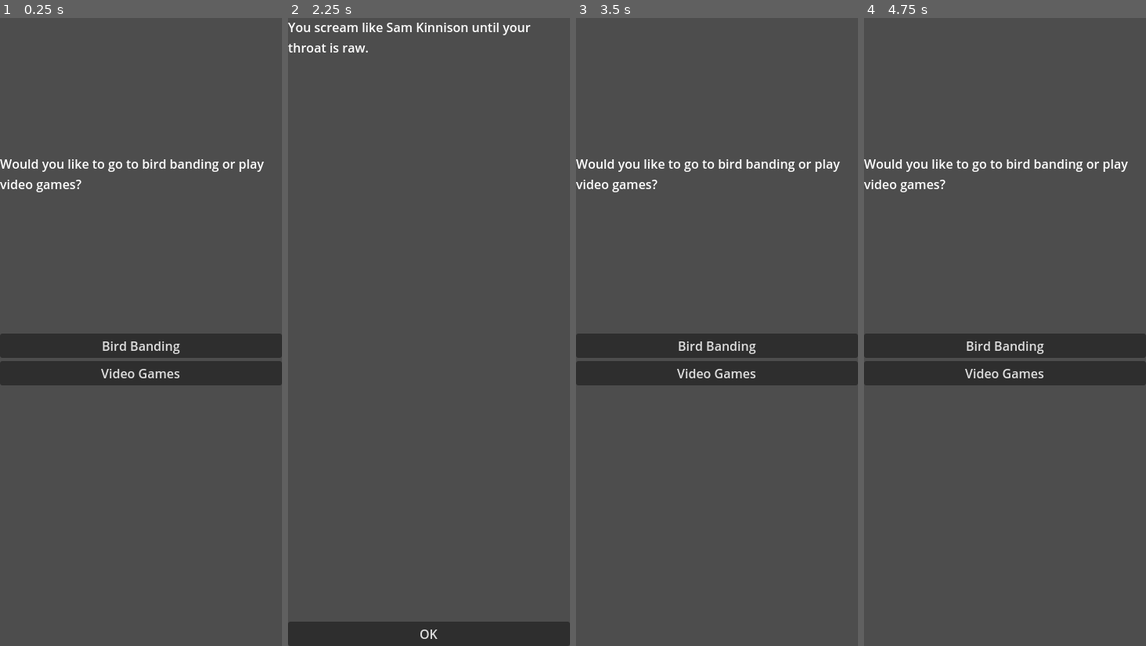
Above: before the commit, frames 1-4 (left to right).
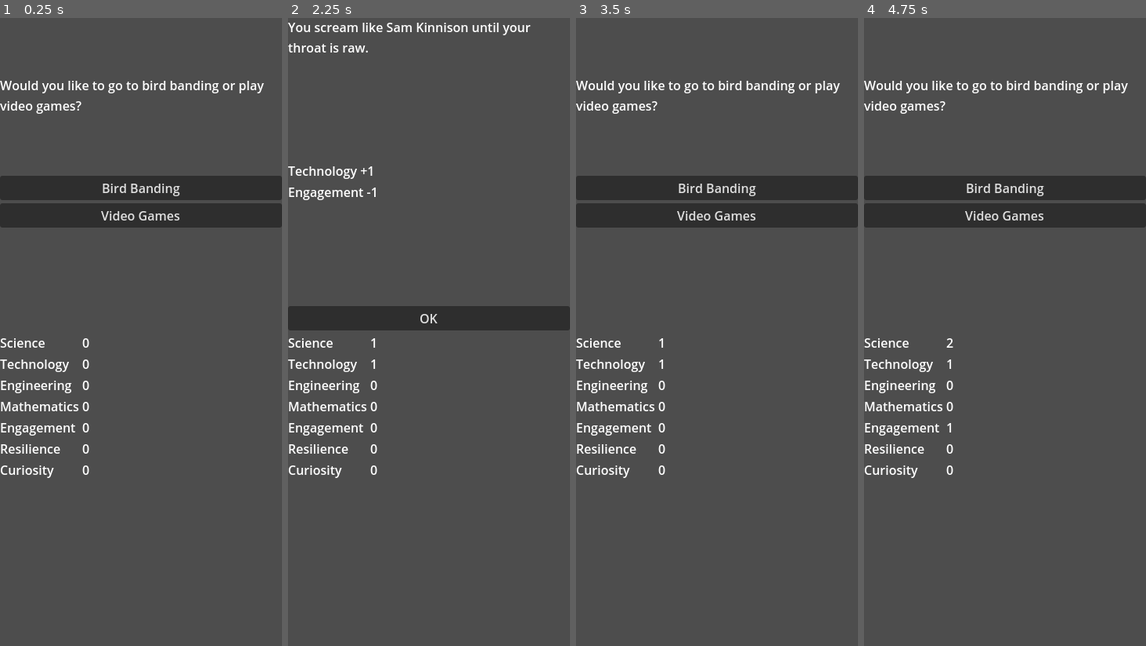
Above: after the commit, the same moments.

Repository: stem-career-paths/game
Game: Godot game, scene res://ui/main_screen.tscn
Two runs of this game, one before a commit and one after it. Both use one fixed random seed, a clock stepped at 60 frames per second and the inputs below.
Inputs:
- Up to frame 1 (0.25 s): no input
- Up to frame 2 (2.25 s): click "Bird Banding" at 0.5 s; click "OK" at 1.25 s; click "Video Games" at 2 s
- Up to frame 3 (3.5 s): click "OK" at 2.75 s
- Up to frame 4 (4.75 s): click "Bird Banding" at 3.5 s; click "OK" at 4.25 s

The runs differ from the first frame. In frame 1, 18% of the frame differs, in the area x 0-100%, y 10-74%; in frame 2, 9.5%; in frame 3, 18%; in frame 4, 18%.

Commit message:
Apply story results to character attributes
This involved adding character attributes and visualizing them and
their changes.

Diff:
--- a/project/story/story_event.gd
+++ b/project/story/story_event.gd
@@ -9,10 +9,14 @@
 func get_options(_world:World)->Array[StoryOption]:
 	var option1 := StoryOption.new()
 	option1.text = "Bird Banding"
-	option1.result = StoryResult.new("You see a cardinal. Neat.")
+	option1.result = StoryResult.new("You see a cardinal. Neat.",
+		{"science": 1, "engagement":1}
+	)
 	var option2 := StoryOption.new()
 	option2.text = "Video Games"
-	option2.result = StoryResult.new("You scream like Sam Kinnison until your throat is raw.")
+	option2.result = StoryResult.new("You scream like Sam Kinnison until your throat is raw.",
+		{"technology": 1, "engagement": -1}
+	)
 	return [
 		option1,
 		option2
--- a/project/story/story_result.gd
+++ b/project/story/story_result.gd
@@ -2,10 +2,27 @@
 
 var _text : String
 
+## The attribute-changing effects of this result.
+##
+## The keys are character attribute names and the values are numbers that are
+## added to those attributes.
+var _effects : Dictionary
 
-func _init(text:String):
+func _init(text:String, effects : Dictionary = {}):
 	_text = text
+	_effects = effects
+
+
+func get_effects()->Dictionary:
+	return _effects
 
 
 func get_text(_world:World)->String:
 	return _text
+
+
+func apply_result(world:World)->void:
+	for key in _effects.keys():
+		var original_value = world.character.get(key)
+		var new_value = original_value + _effects[key]
+		world.character.set(key, new_value)
--- /dev/null
+++ b/project/ui/character_display.gd
@@ -0,0 +1,20 @@
+extends Control
+
+const _ATTRIBUTES := [
+	"Science",
+	"Technology",
+	"Engineering",
+	"Mathematics",
+	"Engagement",
+	"Resilience",
+	"Curiosity"
+]
+
+var character : Character
+
+func _process(_delta):
+	assert(character!=null, "character must be set before the game begins")
+	for attribute in _ATTRIBUTES:
+		var value = character.get(attribute.to_lower())
+		var node_name = attribute + "Value"
+		find_child(node_name).text = str(value)
--- /dev/null
+++ b/project/ui/character_display.tscn
@@ -0,0 +1,79 @@
+[gd_scene load_steps=2 format=3 uid="uid://scwnvnkr08fy"]
+
+[ext_resource type="Script" path="res://ui/character_display.gd" id="1_34qhi"]
+
+[node name="CharacterDisplay" type="Control"]
+layout_mode = 3
+anchors_preset = 15
+anchor_right = 1.0
+anchor_bottom = 1.0
+grow_horizontal = 2
+grow_vertical = 2
+script = ExtResource("1_34qhi")
+
+[node name="GridContainer" type="GridContainer" parent="."]
+layout_mode = 1
+anchors_preset = 15
+anchor_right = 1.0
+anchor_bottom = 1.0
+grow_horizontal = 2
+grow_vertical = 2
+columns = 2
+
+[node name="ScienceLabel" type="Label" parent="GridContainer"]
+layout_mode = 2
+text = "Science"
+
+[node name="ScienceValue" type="Label" parent="GridContainer"]
+unique_name_in_owner = true
+layout_mode = 2
+
+[node name="TechnologyLabel" type="Label" parent="GridContainer"]
+layout_mode = 2
+text = "Technology"
+
+[node name="TechnologyValue" type="Label" parent="GridContainer"]
+unique_name_in_owner = true
+layout_mode = 2
+
+[node name="EngineeringLabel" type="Label" parent="GridContainer"]
+layout_mode = 2
+text = "Engineering
+"
+
+[node name="EngineeringValue" type="Label" parent="GridContainer"]
+unique_name_in_owner = true
+layout_mode = 2
+
+[node name="MathematicsLabel" type="Label" parent="GridContainer"]
+layout_mode = 2
+text = "Mathematics
+"
+
+[node name="MathematicsValue" type="Label" parent="GridContainer"]
+unique_name_in_owner = true
+layout_mode = 2
+
+[node name="EngagementLabel" type="Label" parent="GridContainer"]
+layout_mode = 2
+text = "Engagement"
+
+[node name="EngagementValue" type="Label" parent="GridContainer"]
+unique_name_in_owner = true
+layout_mode = 2
+
+[node name="ResliienceLabel" type="Label" parent="GridContainer"]
+layout_mode = 2
+text = "Resilience"
+
+[node name="ResilienceValue" type="Label" parent="GridContainer"]
+unique_name_in_owner = true
+layout_mode = 2
+
+[node name="CuriosityLabel" type="Label" parent="GridContainer"]
+layout_mode = 2
+text = "Curiosity"
+
+[node name="CuriosityValue" type="Label" parent="GridContainer"]
+unique_name_in_owner = true
+layout_mode = 2
--- a/project/ui/main_screen.gd
+++ b/project/ui/main_screen.gd
@@ -1,24 +1,34 @@
 extends Control
 
+var world := World.new()
+var story_event := StoryEvent.new()
 
 func _ready():
-	var world := World.new()
-	var story_event := StoryEvent.new()
+	# Create the character for this session.
+	world.character = Character.new()
+	%CharacterDisplay.character = world.character
 
+	# Set up the game UI
 	var story_event_display := preload("res://ui/story_event_display.tscn").instantiate()
 	story_event_display.story_event = story_event
 	story_event_display.world = world
-	add_child(story_event_display)
+	%StoryArea.add_child(story_event_display)
 
 	story_event_display.selected.connect(func(option:StoryOption):
-		remove_child(story_event_display)
+		%StoryArea.remove_child(story_event_display)
 
 		var result_display := preload("res://ui/story_result_display.tscn").instantiate()
 		result_display.result = option.result
 		result_display.world = world
-		add_child(result_display)
+		%StoryArea.add_child(result_display)
 
+		option.result.apply_result(world)
+
+		# For now, continuing the story just repeaats the same one again.
+		# It's simple and will be replaced with something like a deck of
+		# story cards later.
 		result_display.dismissed.connect(func():
-			get_tree().reload_current_scene()
+			%StoryArea.remove_child(result_display)
+			%StoryArea.add_child(story_event_display)
 		)
 	)
--- a/project/ui/main_screen.tscn
+++ b/project/ui/main_screen.tscn
@@ -1,6 +1,7 @@
-[gd_scene load_steps=2 format=3 uid="uid://byai3be16a35w"]
+[gd_scene load_steps=3 format=3 uid="uid://byai3be16a35w"]
 
 [ext_resource type="Script" path="res://ui/main_screen.gd" id="1_0trh8"]
+[ext_resource type="PackedScene" uid="uid://scwnvnkr08fy" path="res://ui/character_display.tscn" id="2_lcikm"]
 
 [node name="MainScreen" type="Control"]
 layout_mode = 3
@@ -10,3 +11,21 @@
 grow_horizontal = 2
 grow_vertical = 2
 script = ExtResource("1_0trh8")
+
+[node name="VBoxContainer" type="VBoxContainer" parent="."]
+layout_mode = 1
+anchors_preset = 15
+anchor_right = 1.0
+anchor_bottom = 1.0
+grow_horizontal = 2
+grow_vertical = 2
+
+[node name="StoryArea" type="Control" parent="VBoxContainer"]
+unique_name_in_owner = true
+layout_mode = 2
+size_flags_vertical = 3
+
+[node name="CharacterDisplay" parent="VBoxContainer" instance=ExtResource("2_lcikm")]
+unique_name_in_owner = true
+layout_mode = 2
+size_flags_vertical = 3
--- a/project/ui/story_result_display.gd
+++ b/project/ui/story_result_display.gd
@@ -5,11 +5,21 @@
 var result : StoryResult
 var world : World
 
+@onready var _story_label := $Story
+@onready var _effects_box := %EffectsBox
+
 
 func _ready():
 	assert(result!=null, "result must be specified")
 	assert(world!=null, "world must be specified")
-	$Label.text = result.get_text(world)
+	_story_label.text = result.get_text(world)
+
+	var effects := result.get_effects()
+	for attribute in effects.keys():
+		var modifier = effects[attribute]
+		var label := Label.new()
+		label.text = "%s %+d" % [attribute.to_pascal_case(), modifier]
+		_effects_box.add_child(label)
 
 
 func _on_ok_button_pressed():
--- a/project/ui/story_result_display.tscn
+++ b/project/ui/story_result_display.tscn
@@ -10,10 +10,15 @@
 grow_vertical = 2
 script = ExtResource("1_ensc3")
 
-[node name="Label" type="Label" parent="."]
+[node name="Story" type="Label" parent="."]
 layout_mode = 2
 size_flags_vertical = 3
 autowrap_mode = 2
+
+[node name="EffectsBox" type="VBoxContainer" parent="."]
+unique_name_in_owner = true
+layout_mode = 2
+size_flags_vertical = 3
 
 [node name="OkButton" type="Button" parent="."]
 layout_mode = 2
--- a/project/world/character.gd
+++ b/project/world/character.gd
@@ -3,4 +3,11 @@
 ## This holds the information that is needed to run a session of the game.
 class_name Character extends RefCounted
 
-var an_attribute := 0
+var science := 0
+var technology := 0
+var engineering := 0
+var mathematics := 0
+
+var engagement := 0
+var resilience := 0
+var curiosity := 0
